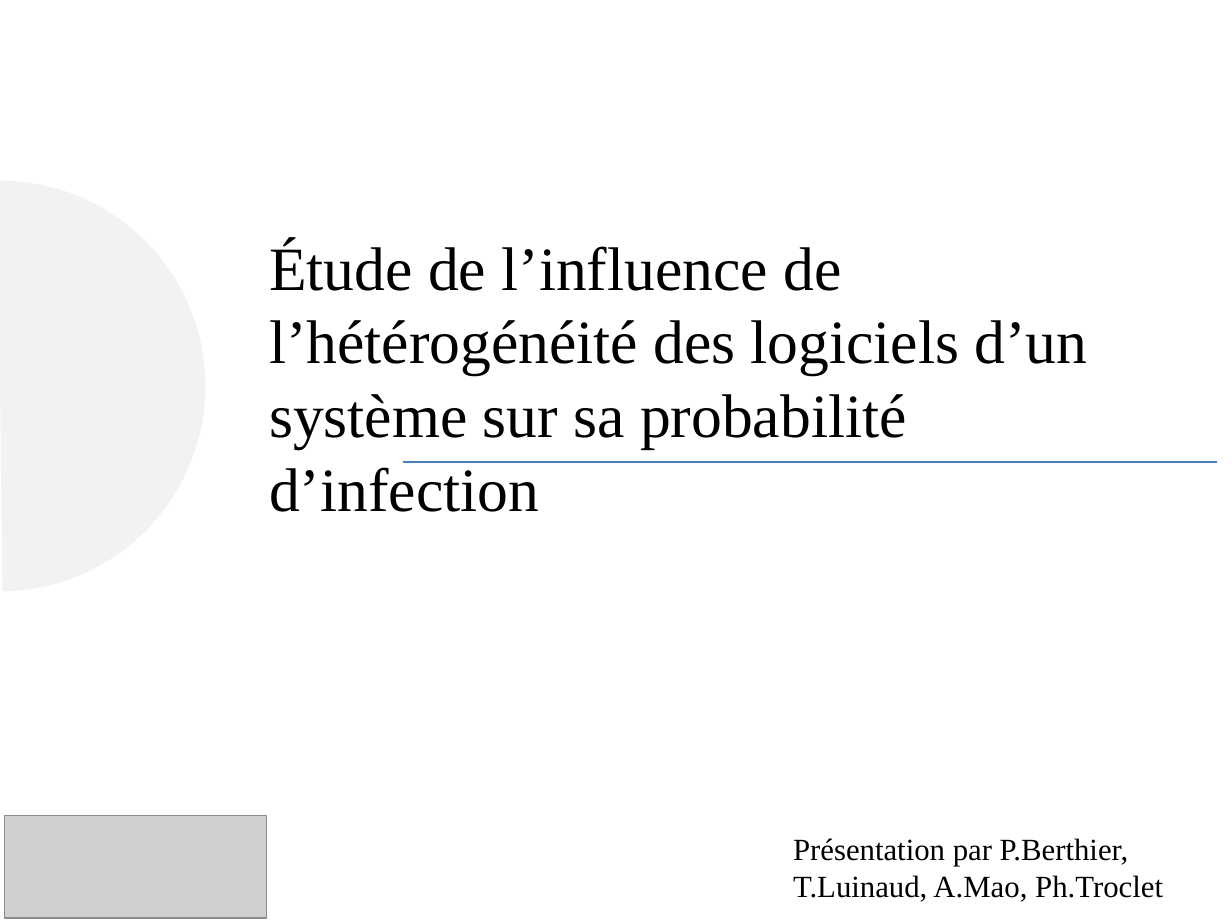
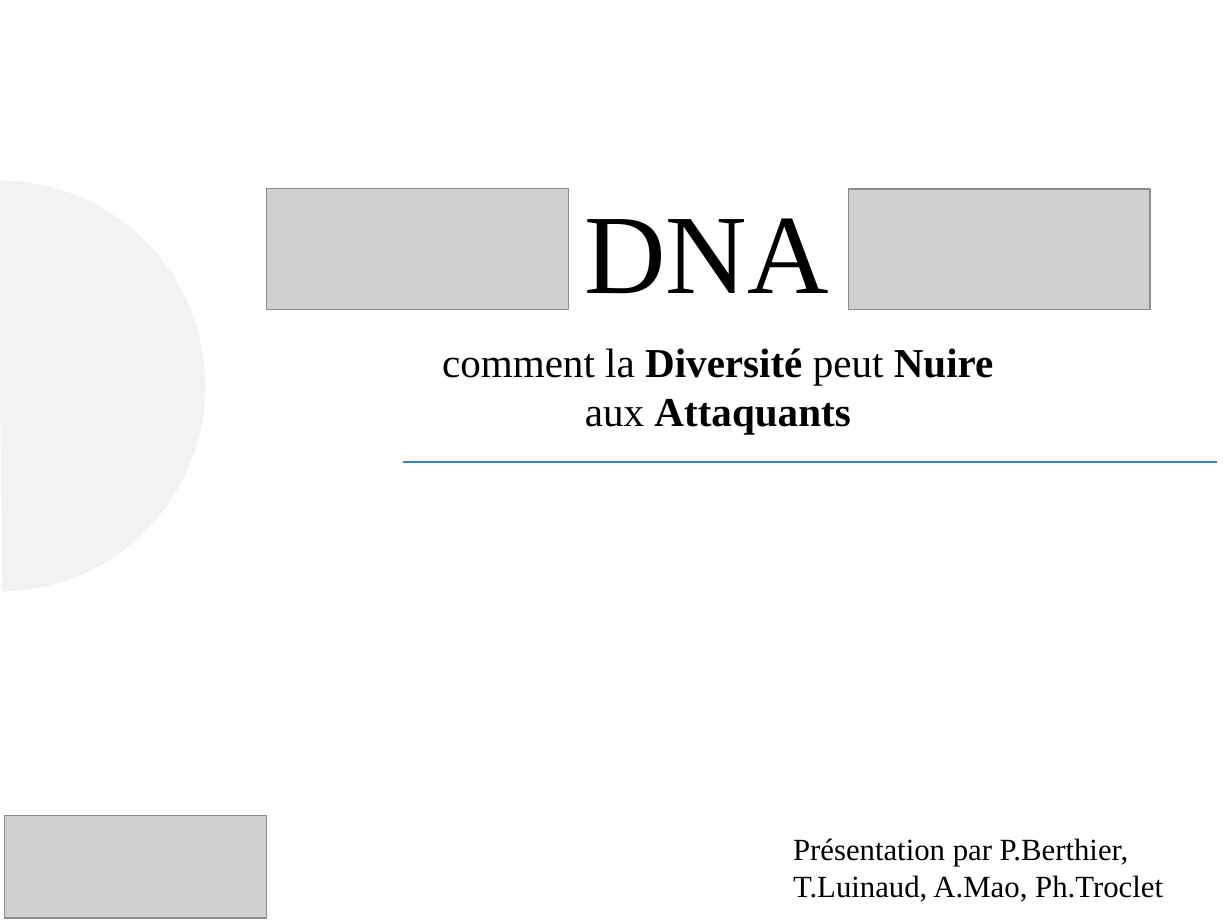
Before and after one commit to luinaudt/inf6422, a slide deck: slide 1 of lab3/presentation.pptx. Drawn at 1232x924 pixels with LibreOffice and Linux fonts; fonts in the diff are those of the drawing; grey boxes stand for pictures. Boxes give left, top, right and bottom in pixels: in the first picture for what was removed or moved away, otherwise in the second. Text is boxed around its words. In the diff, an @@ line names an element or a change of style, - is before the commit and + after.

```diff
--- a/lab3/presentation.pptx
+++ b/lab3/presentation.pptx
@@ picture added at (267, 188, 569, 309) @@
@@ picture added at (849, 188, 1151, 309) @@
@@ text at (584, 218, 829, 294): text changed; size 36 to 66 pt @@
-Étude de l’influence de l’hétérogénéité des logiciels d’un système sur sa probabilité d’infection
+DNA
@@ text added at (442, 348, 994, 434), 24 pt, text #000000, bold @@
+comment la Diversité peut Nuire aux Attaquants
```
Also in this commit, not shown: 3 other slides changed, 1 slide added.
